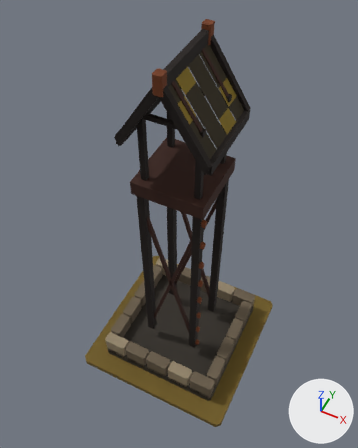
What one commit did to the glTF model art/tower_t3/tower_t3.glb.
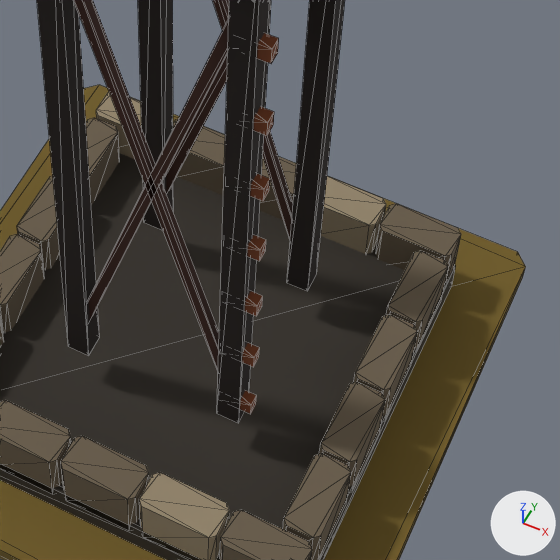
Old and new are each drawn whole from a camera (50 mm lens) standing at (1.004, -2.078, 4.076) and looking at (-0.047, 0.023, 1.45) and again close up on the part from 36% to 79% of the width and 52% to 86% of the height. Arrows for +X, +Y and +Z are at lower right; the lights stay in place. The first two pictures are the older version. The close-ups show mesh edges as thin lines.

Names of what the first close-up shows: 'MMR | tower | T03 Architecture.001', 'MMR | tower | Tier 03 Ground.001'.
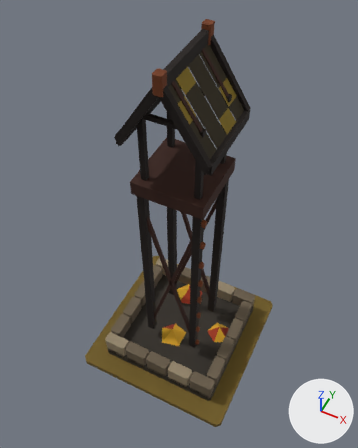
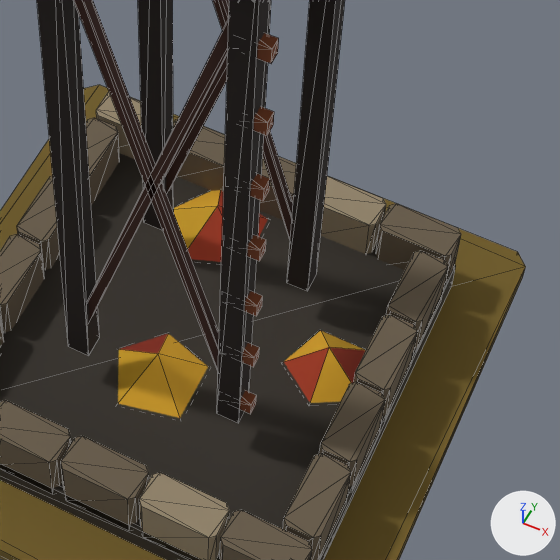
What changed in the scene script:
```text
Add me_mmr___tower___t03_autumn_dressing_001:
    me_mmr___tower___t03_autumn_dressing_001.from_pydata(...)  # 18 vertices, 15 faces; spans x -0.227..0.441, y -0.247..0.441, z 0.085..0.185
    me_mmr___tower___t03_autumn_dressing_001.materials.append(mat_mmr___shared_palette_atlas)  # picture img_mmr_shared_color_palette_64
Add ob_mmr___tower___t03_autumn_dressing_001:
    ob_mmr___tower___t03_autumn_dressing_001 = bpy.data.objects.new('MMR | tower | T03 Autumn Dressing.001', me_mmr___tower___t03_autumn_dressing_001)
    ob_mmr___tower___t03_autumn_dressing_001.location = (0.0, 0.0, 0.05)
```

Where the change shows, as pixel boxes [x1, y1, x2, y2] in the close-ups (560 x 560 px):
'MMR | tower | T03 Autumn Dressing.001', added
    after: [118, 190, 366, 418]
